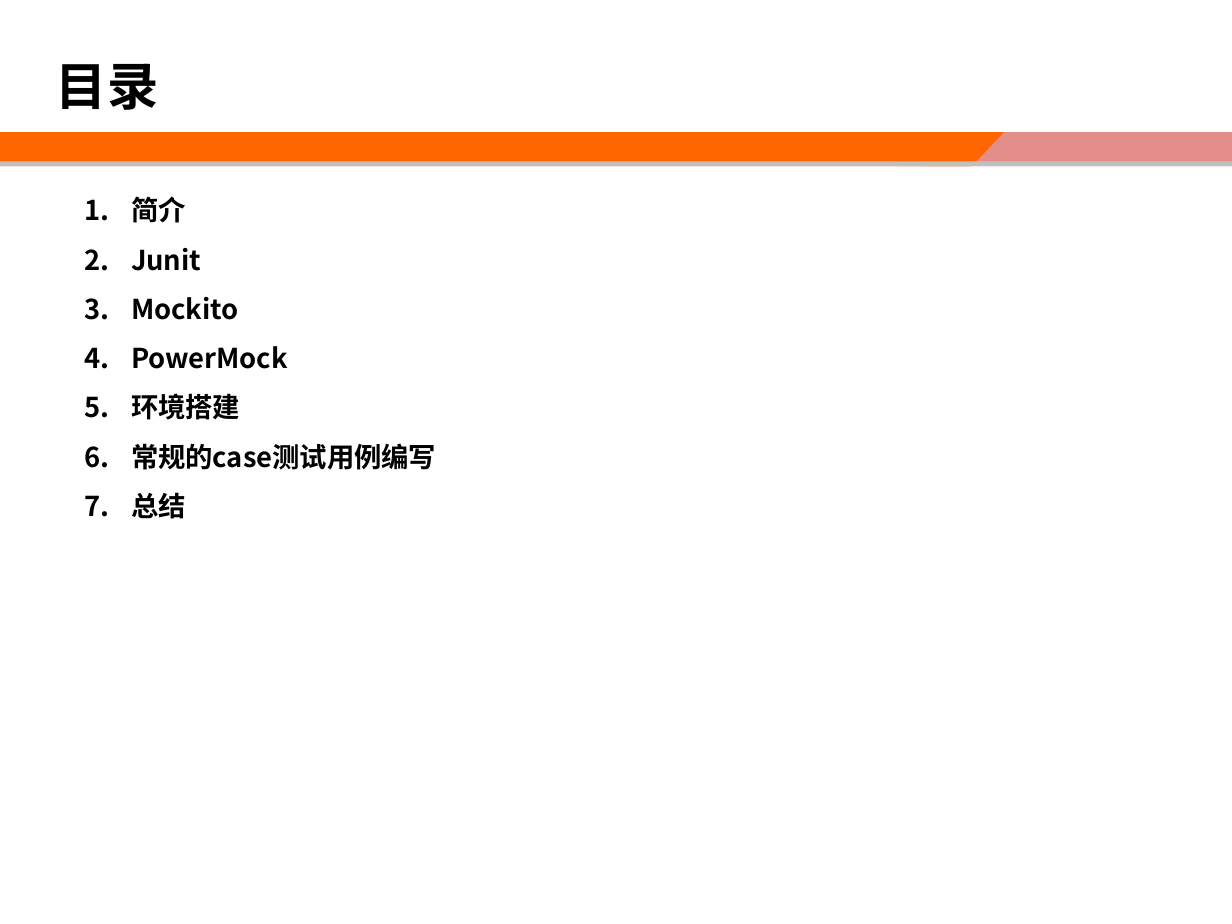
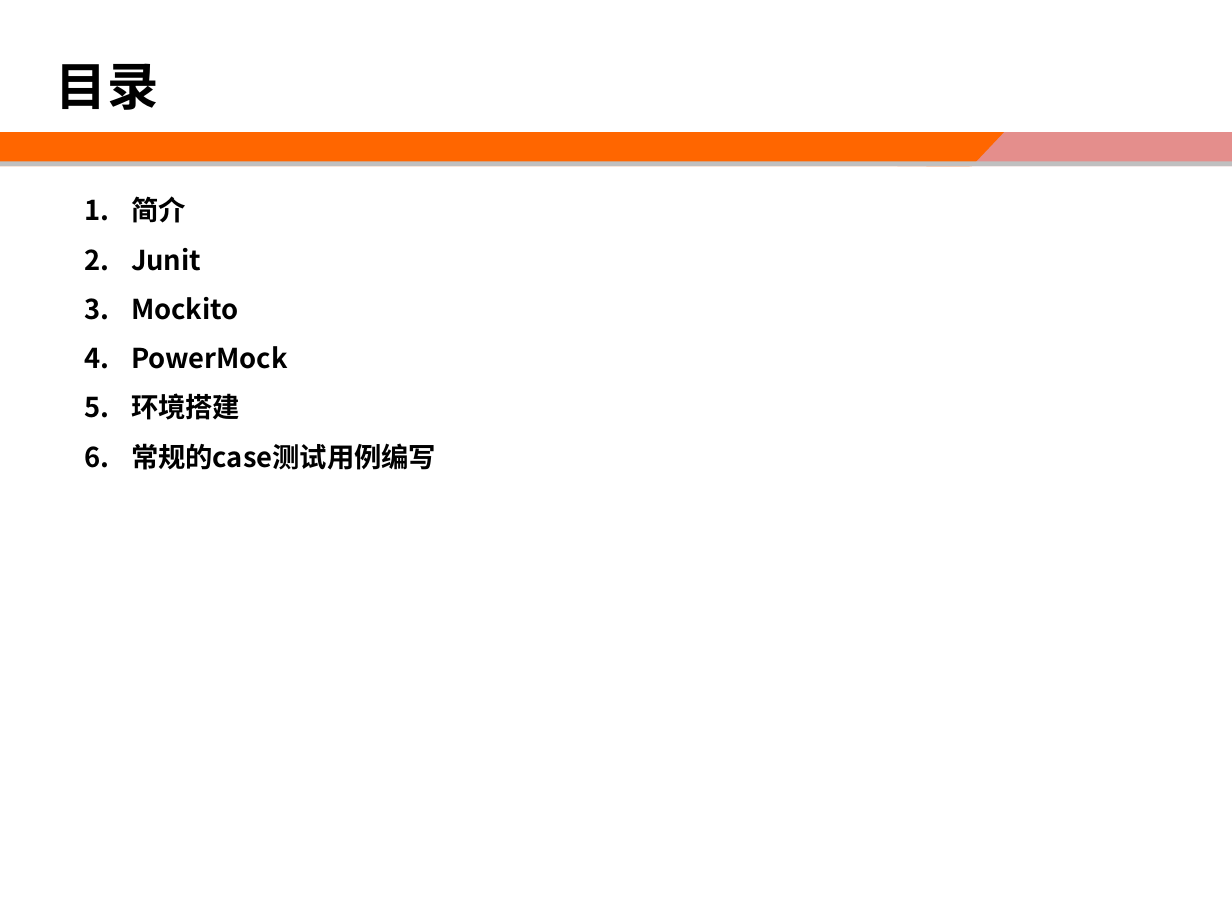
Before and after one commit to zhaosw/doc, a slide deck: slide 2 of 单元测试教程.ppt. Drawn at 1232x924 pixels with LibreOffice and Linux fonts; fonts in the diff are those of the drawing; background and template pictures are left out. Boxes give left, top, right and bottom in pixels: in the first picture for what was removed or moved away, otherwise in the second. Text is boxed around its words. In the diff, an @@ line names an element or a change of style, - is before the commit and + after.

```diff
--- a/单元测试教程.ppt
+++ b/单元测试教程.ppt
@@ text at <box>131,492,186,519</box>: paragraph removed @@
-7. 总结
```
Also in this commit, not shown: 6 other slides changed, 12 slides added, 2 slides removed.
